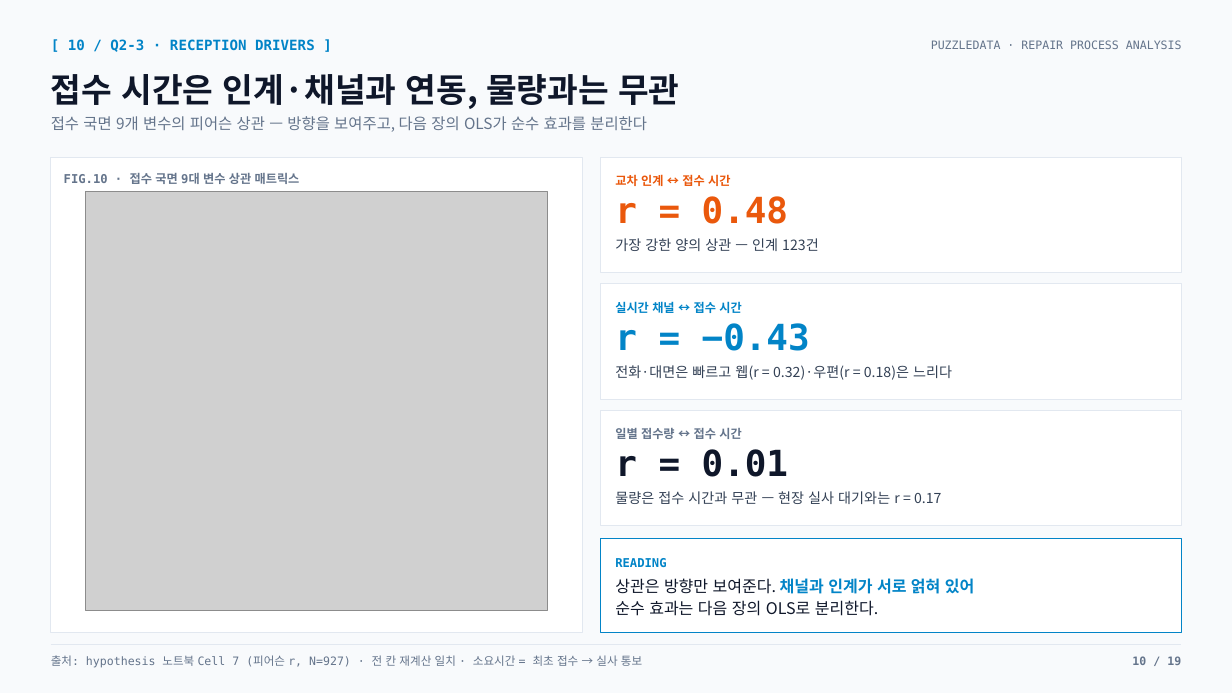
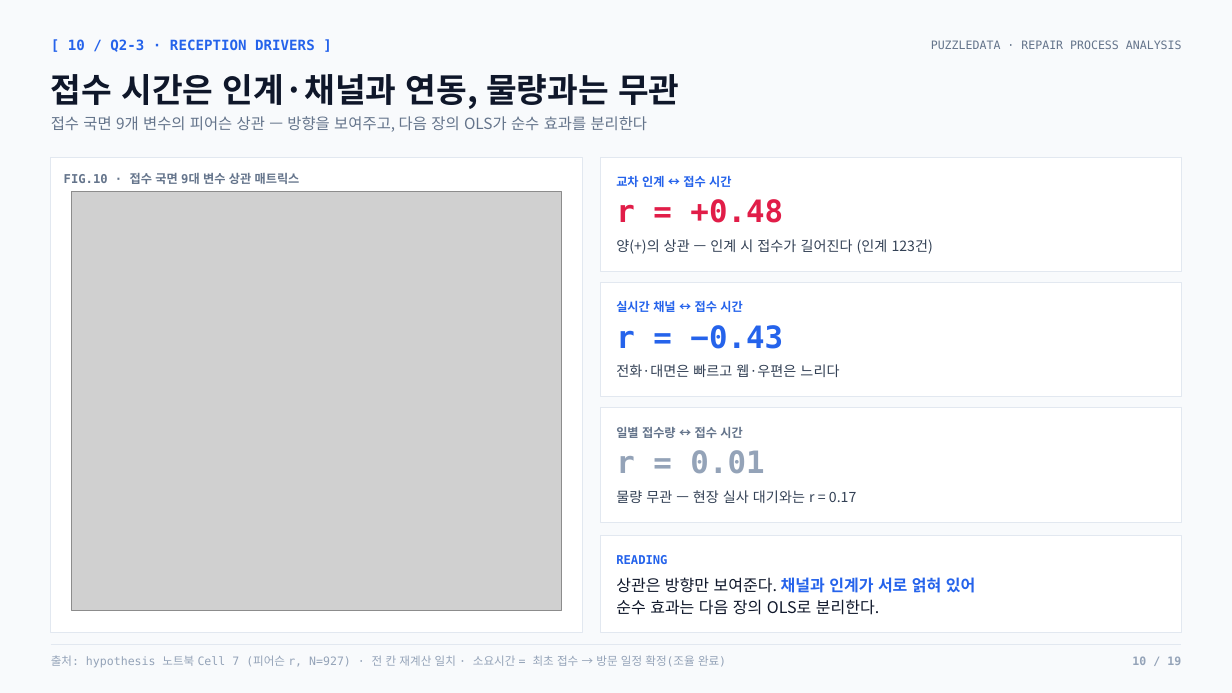
Before and after one commit to nus1245/puzzle_data, a slide deck: slide 10 of outputs/pptx/puzzledata_repair_report.pptx. Drawn at 1232x693 pixels with LibreOffice and Linux fonts; fonts in the diff are those of the drawing; grey boxes stand for pictures. Boxes give left, top, right and bottom in pixels: in the first picture for what was removed or moved away, otherwise in the second. Text is boxed around its words. In the diff, an @@ line names an element or a change of style, - is before the commit and + after.

```diff
--- a/outputs/pptx/puzzledata_repair_report.pptx
+++ b/outputs/pptx/puzzledata_repair_report.pptx
@@ text "교차 인계 ↔ 접수 시간" at (616,175,731,187): text colour #EA580C to #2563EB @@
@@ picture: place and size @@
-picture at (85,191,548,610)
+picture at (71,191,562,610)
@@ text at (616,199,783,223): text changed; size 28 to 24 pt; text colour #EA580C to #E11D48 @@
-r = 0.48
+r = +0.48
@@ text at (616,239,933,254): text changed @@
-가장 강한 양의 상관 — 인계 123건
+양(+)의 상관 — 인계 시 접수가 길어진다 (인계 123건)
@@ text "r = −0.43" at (616,325,783,349): size 28 to 24 pt, text colour #0284C7 to #2563EB; line spacing 31.4pt to 26.9pt @@
@@ text at (616,364,839,377): text changed @@
-전화·대면은 빠르고 웹(r = 0.32)·우편(r = 0.18)은 느리다
+전화·대면은 빠르고 웹·우편은 느리다
@@ rectangle: place and size @@
-rectangle at (601,410,1181,526)
+rectangle at (601,408,1181,522)
@@ text "r = 0.01" at (616,450,764,474): size 28 to 24 pt, text colour #0F172A to #94A3B8; line spacing 31.4pt to 26.9pt @@
@@ text at (616,490,857,503): text changed @@
-물량은 접수 시간과 무관 — 현장 실사 대기와는 r = 0.17
+물량 무관 — 현장 실사 대기와는 r = 0.17
@@ rectangle: place and size @@
-rectangle at (601,539,1181,633)
+rectangle at (601,535,1181,633)
@@ rectangle at (601,535,1181,633): outline #0284C7 0.75 pt to #E2E8F0 0.75 pt @@
@@ text colour #0284C7 to #2563EB in 3 elements at (68,39,315,52), (616,300,742,312), (616,555,667,564) @@
@@ text "상관은 방향만 보여준다. 채널과 인계가 ..." at (616,577,975,615): text colour #0284C7 to #2563EB in "채널과 인계가 서로 얽혀 있어" @@
@@ text at (51,655,726,667): text changed; text colour #64748B to #94A3B8 @@
-출처: hypothesis 노트북 Cell 7 (피어슨 r, N=927) · 전 칸 재계산 일치 · 소요시간 = 최초 접수 → 실사 통보
+출처: hypothesis 노트북 Cell 7 (피어슨 r, N=927) · 전 칸 재계산 일치 · 소요시간 = 최초 접수 → 방문 일정 확정(조율 완료)
@@ text "10 / 19" at (1132,656,1181,665): text colour #64748B to #94A3B8 @@
```
Also in this commit, not shown: 17 other slides changed, 1 slide added, 1 slide removed, 22 other files.
